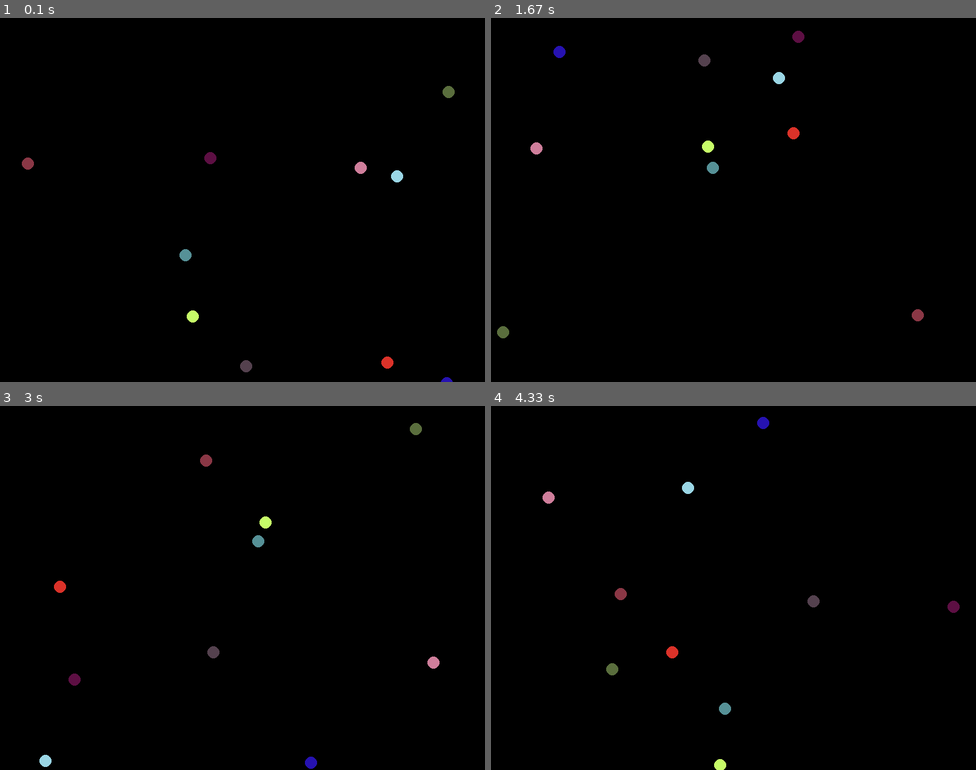
Above: before the commit, frames 1-4 (two rows, left to right).
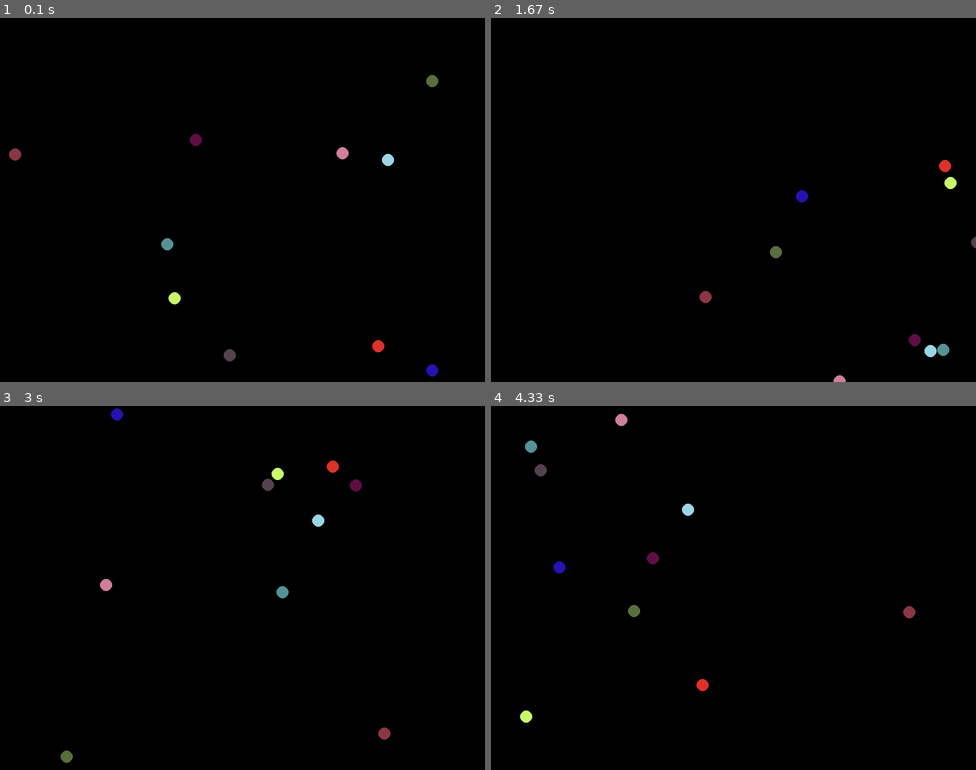
Above: after the commit, the same moments.

Repository: dantor1/katapygame
Game: pygame game, started from ball.py
Same seed, same stepped clock (60 frames per second), same inputs: the game is played once before the commit and once after it.
Inputs:
- Up to frame 1 (0.1 s): no input
- Up to frame 2 (1.67 s): no input
- Up to frame 3 (3 s): no input
- Up to frame 4 (4.33 s): no input

The runs differ from the first frame. In frame 1, 1.2% of the frame differs, in the area x 1-94%, y 15-100%; in frame 2, 1.2%; in frame 3, 1.3%, in the area x 8-91%, y 0-100%; in frame 4, 1.3%.

Commit message:
actualización

Diff:
--- a/ball.py
+++ b/ball.py
@@ -48,7 +48,7 @@
 
 game_over = False
 while not game_over:
-    reloj.tick(60)
+    reloj.tick(30)
 
     # Gestión de eventos
     for evento in pg.event.get():
